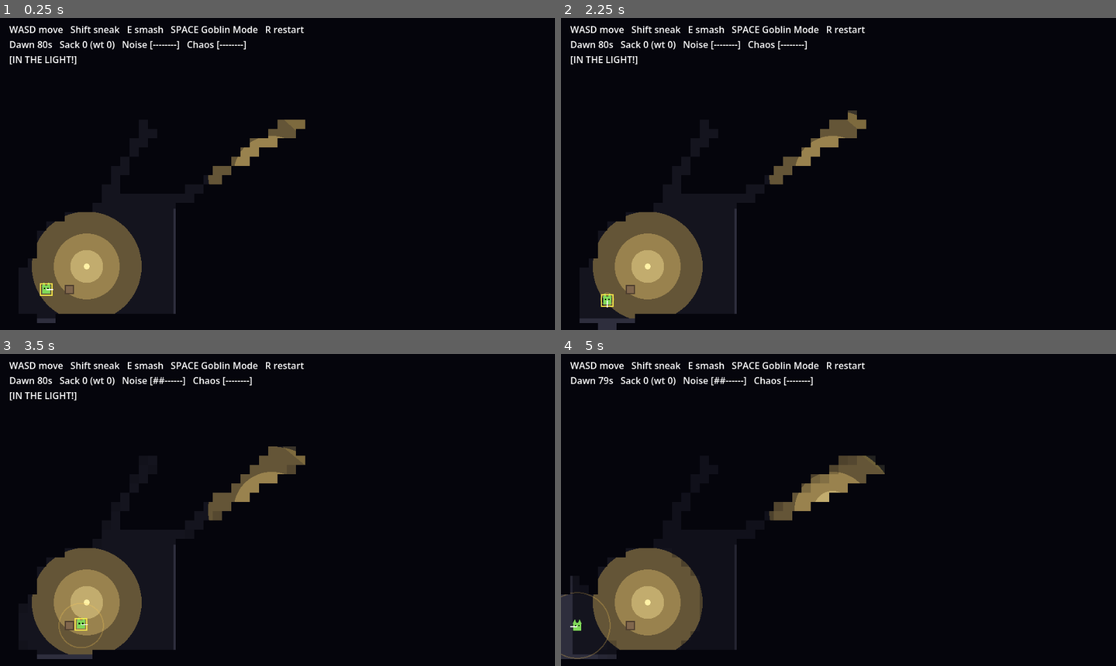
Above: before the commit, frames 1-4 (two rows, left to right).
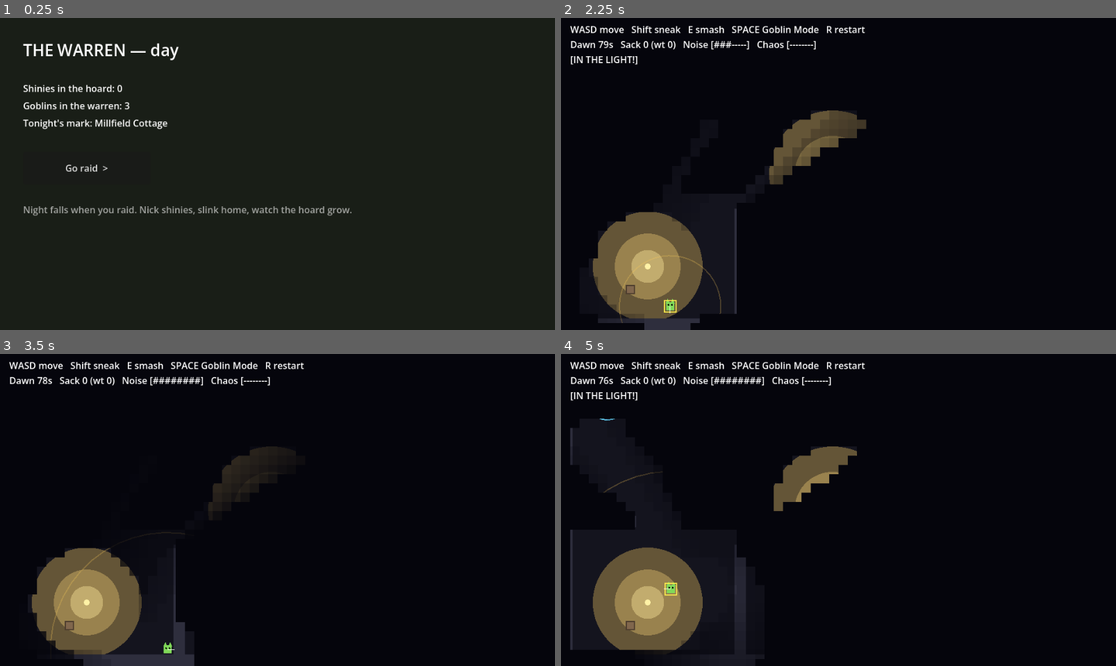
Above: after the commit, the same moments.

Repository: steverowley/goblin-mode
Game: Godot game, scene res://scenes/main.tscn
Same seed, same stepped clock (60 frames per second), same inputs: the game is played once before the commit and once after it. Before the commit the project starts from res://scenes/fun_probe.tscn.
Inputs (mouse positions are in pixels of both pictures, inside the frame that each line leads up to):
- Up to frame 1 (0.25 s): no input
- Up to frame 2 (2.25 s): click (649, 167) at 0.5 s, where only the run after the commit has a clickable "Go raid >"; tap Enter at 1.25 s; hold D 1.28-2.03 s; tap R at 1.35, 2.1 s; tap Space at 1.52 s; hold S from 2.03 s (still down)
- Up to frame 3 (3.5 s): tap Space at 2.27 s; release S at 2.78 s; hold D from 2.78 s (still down); tap E at 2.85 s; tap R at 3.05 s
- Up to frame 4 (5 s): release D at 3.53 s; hold W 3.53-4.28 s; tap Shift at 3.6 s; tap Space at 3.77, 4.52 s; tap R at 3.8, 4.35 s; hold A from 4.28 s (still down)

The runs differ from the first frame. In frame 1, 93% of the frame differs, in the area x 0-100%, y 0-100%; in frame 2, 2.8%; in frame 3, 3.9%; in frame 4, 4.4%.

Commit message:
feat(core): stand up the day->night->return spine on a GameState autoload
The M2-1 tracer bullet: prove the whole day->night->return loop runs once,
end to end, with everything else stubbed.

- GameState autoload holds ONLY serializable data (roster as dicts, resources,
  unlocks, chosen_target) and no live scene-node references, so it can later
  double as the save payload (decision U / issue #10).
- main.gd is a persistent flow controller owning exactly one big scene at a
  time: it frees the warren before async-loading the raid via
  load_threaded_request behind a "descending into the town..." loading screen,
  then returns on raid resolve. Memory stays flat on integrated graphics.
- warren.gd is a placeholder day-room: a "Go raid" button plus a live GameState
  readout, so last night's haul visibly lands in the hoard.
- fun_probe.gd gains one embedded flag + a raid_finished signal. Default off, so
  the standalone Fun Probe still runs byte-identical when launched directly. The
  full raid refactor to an injected controller is the separate issue #7.

Verified headless: standalone raid unchanged, and a throwaway harness drove the
full warren -> raid -> resolve -> warren loop banking loot with no leaked nodes.

Refs #6

Co-Authored-By: Claude Opus 4.8 (1M context) <noreply@anthropic.com>

Diff:
--- a/project.godot
+++ b/project.godot
@@ -7,8 +7,12 @@
 
 config/name="Goblin Mode — Fun Probe (greybox)"
 config/description="Milestone 0.5: the smallest test of whether sneaking around as a goblin is fun."
-run/main_scene="res://scenes/fun_probe.tscn"
+run/main_scene="res://scenes/main.tscn"
 config/features=PackedStringArray("4.6")
+
+[autoload]
+
+GameState="*res://scripts/game_state.gd"
 
 [display]
 
--- /dev/null
+++ b/scenes/main.tscn
@@ -0,0 +1,6 @@
+[gd_scene load_steps=2 format=3]
+
+[ext_resource type="Script" path="res://scripts/main.gd" id="1"]
+
+[node name="Main" type="Node"]
+script = ExtResource("1")
--- /dev/null
+++ b/scenes/warren.tscn
@@ -0,0 +1,6 @@
+[gd_scene load_steps=2 format=3]
+
+[ext_resource type="Script" path="res://scripts/warren.gd" id="1"]
+
+[node name="Warren" type="Control"]
+script = ExtResource("1")
--- a/scripts/fun_probe.gd
+++ b/scripts/fun_probe.gd
@@ -41,6 +41,17 @@
 const SEEN_T := 0.85                  # fog alpha cutoff: cell counts as clear
 const REAL_THRESH := 0.6              # item.mem above this -> draw the real shiny
 const Q_MIN := 0.05                   # below this -> "?" gone (forgotten)
+
+## Emitted once the raid is over (won or lost) AND the player has acknowledged
+## the result, carrying {outcome, loot}. The M2 spine listens for this to slink
+## back to the warren; launched directly, nothing is connected.
+signal raid_finished(result: Dictionary)
+
+## Set true by the M2 spine before it adds this raid as a child. Default false ->
+## launched directly, the Fun Probe behaves exactly as the standalone greybox
+## always has (banner + R to restart, no return-to-warren handoff).
+var embedded := false
+var _awaiting_return := false        # embedded + resolved: next key returns to the warren
 
 var _player: GoblinScript
 var _guards: Array = []       # the tall-folk on patrol (noise routed to all)
@@ -278,7 +289,12 @@
 func _input(event: InputEvent) -> void:
 	if not (event is InputEventKey and event.pressed):
 		return
-	if event.keycode == KEY_R:
+	# Embedded under the M2 spine and the raid is over: any key slinks home.
+	if _awaiting_return:
+		_awaiting_return = false
+		raid_finished.emit({"outcome": _state, "loot": _banked})
+		return
+	if event.keycode == KEY_R and not embedded:
 		get_tree().reload_current_scene()
 		return
 	if _state != "play":
@@ -478,13 +494,23 @@
 		return
 	_state = "won"
 	_banked = _player.sack
-	_show_banner("LEGGED IT with %d shinies! What a menace.\nPress R to raid again." % _banked)
+	var head := "LEGGED IT with %d shinies! What a menace." % _banked
+	if embedded:
+		_awaiting_return = true
+		_show_banner(head + "\n(press any key to slink back to the warren)")
+	else:
+		_show_banner(head + "\nPress R to raid again.")
 
 func _lose(reason: String) -> void:
 	if _state != "play":
 		return
 	_state = "lost"
-	_show_banner(reason + "\n(You were lugging %d shinies.) Press R to try again." % _player.sack)
+	var lugging := "\n(You were lugging %d shinies.)" % _player.sack
+	if embedded:
+		_awaiting_return = true
+		_show_banner(reason + lugging + "\n(press any key to slink back to the warren)")
+	else:
+		_show_banner(reason + lugging + " Press R to try again.")
 
 func _show_banner(text: String) -> void:
 	_banner.text = text
--- /dev/null
+++ b/scripts/game_state.gd
@@ -0,0 +1,34 @@
+extends Node
+## The GameState autoload (decisions log, decision U).
+##
+## Holds ONLY serializable data — the living-goblin roster as plain data,
+## resources, unlocks, and the chosen raid target — and NEVER live scene-node
+## references. Because it's pure data, this same object can later double as the
+## save payload (issue #10). The rule of thumb: if it can't be written to JSON,
+## it does not belong in here.
+
+const SCHEMA_VERSION := 1
+
+var schema_version := SCHEMA_VERSION
+var roster: Array = []              # living goblins, each a plain Dictionary
+var resources: Dictionary = {}      # the warren's stockpiles, e.g. {"shinies": 0}
+var unlocks: Array = []             # unlocked things, as string ids
+var chosen_target: Dictionary = {}  # the raid the player picked for tonight
+var last_raid: Dictionary = {}      # summary of the most recent raid's outcome
+
+func _ready() -> void:
+	new_game()
+
+## Seed a fresh game's starting data. (Persisting + loading this — with versioned
+## migration — is issue #10; for now every launch starts a clean warren.)
+func new_game() -> void:
+	schema_version = SCHEMA_VERSION
+	roster = [
+		{"name": "Snik", "alive": true},
+		{"name": "Grubba", "alive": true},
+		{"name": "Wort", "alive": true},
+	]
+	resources = {"shinies": 0}
+	unlocks = []
+	chosen_target = {"name": "Millfield Cottage", "difficulty": 1}
+	last_raid = {}
--- /dev/null
+++ b/scripts/main.gd
@@ -0,0 +1,123 @@
+extends Node
+## M2-1 spine: the persistent flow controller (the day->night->return loop).
+##
+## It owns EXACTLY ONE big scene at a time — the warren OR the raid — and frees
+## the old one before bringing in the next, so only one heavy scene is ever in
+## memory. That keeps memory flat on integrated graphics (decision U).
+##
+## It holds no game data itself: all persistent state lives in the GameState
+## autoload. This node only shuffles scenes and routes the result between them.
+
+const RAID_SCENE := "res://scenes/fun_probe.tscn"
+const WARREN_SCENE := preload("res://scenes/warren.tscn")
+const MIN_LOADING := 0.6   # hold the loading screen at least this long, so a fast load never just flashes
+
+var _current: Node = null            # the one live big scene (warren or raid); freed before the next
+var _loading_layer: CanvasLayer = null
+var _loading_label: Label = null
+
+var _loading := false                # are we mid async-load right now?
+var _load_path := ""
+var _load_min_t := 0.0               # remaining minimum loading-screen time
+
+func _ready() -> void:
+	_build_loading_ui()
+	_enter_warren()
+
+# --- Warren (day) ---------------------------------------------------------
+
+func _enter_warren() -> void:
+	var warren := WARREN_SCENE.instantiate()
+	warren.go_raid.connect(_on_go_raid)
+	_set_current(warren)
+
+# --- Raid (night) ---------------------------------------------------------
+
+func _on_go_raid() -> void:
+	if _loading:
+		return   # already descending into a raid — ignore a repeat trigger
+	# Free the warren BEFORE we generate the raid (memory stays flat), then kick
+	# off the background load behind the loading screen.
+	_set_current(null)
+	_show_loading("descending into the town…")
+	var err := ResourceLoader.load_threaded_request(RAID_SCENE)
+	if err != OK:
+		push_error("Raid load request failed (err %d) — falling back to the warren." % err)
+		_hide_loading()
+		_enter_warren()
+		return
+	_load_path = RAID_SCENE
+	_load_min_t = MIN_LOADING
+	_loading = true
+
+func _process(delta: float) -> void:
+	if not _loading:
+		return
+	_load_min_t -= delta
+	var status := ResourceLoader.load_threaded_get_status(_load_path)
+	match status:
+		ResourceLoader.THREAD_LOAD_IN_PROGRESS:
+			pass
+		ResourceLoader.THREAD_LOAD_LOADED:
+			if _load_min_t > 0.0:
+				return   # already loaded, but hold the screen a beat longer so it doesn't flash
+			_loading = false
+			_start_raid(ResourceLoader.load_threaded_get(_load_path))
+		_:   # THREAD_LOAD_FAILED or THREAD_LOAD_INVALID_RESOURCE
+			push_error("Raid load failed (status %d) — falling back to the warren." % status)
+			_loading = false
+			_hide_loading()
+			_enter_warren()
+
+func _start_raid(packed: PackedScene) -> void:
+	var raid := packed.instantiate()
+	raid.embedded = true                       # tell the Fun Probe it's hosted (returns control instead of reloading)
+	raid.raid_finished.connect(_on_raid_finished)
+	_set_current(raid)
+	_hide_loading()
+
+func _on_raid_finished(result: Dictionary) -> void:
+	# Bank the haul into the persistent (data-only) GameState, then slink home.
+	GameState.resources["shinies"] = int(GameState.resources.get("shinies", 0)) + int(result.get("loot", 0))
+	GameState.last_raid = result
+	_set_current(null)
+	_enter_warren()
+
+# --- Scene ownership ------------------------------------------------------
+
+## Swap the single live scene: free whatever is there, then add the new node
+## (or nothing, if null). This is the one place a big scene is added or freed.
+func _set_current(node: Node) -> void:
+	if _current != null:
+		_current.queue_free()
+		_current = null
+	if node != null:
+		_current = node
+		add_child(node)
+
+# --- Loading screen -------------------------------------------------------
+
+func _build_loading_ui() -> void:
+	_loading_layer = CanvasLayer.new()
+	_loading_layer.layer = 100        # above everything
+	_loading_layer.visible = false
+	add_child(_loading_layer)
+
+	var bg := ColorRect.new()
+	bg.color = Color(0.03, 0.03, 0.06)
+	bg.set_anchors_and_offsets_preset(Control.PRESET_FULL_RECT)
+	bg.mouse_filter = Control.MOUSE_FILTER_IGNORE
+	_loading_layer.add_child(bg)
+
+	_loading_label = Label.new()
+	_loading_label.set_anchors_and_offsets_preset(Control.PRESET_FULL_RECT)
+	_loading_label.horizontal_alignment = HORIZONTAL_ALIGNMENT_CENTER
+	_loading_label.vertical_alignment = VERTICAL_ALIGNMENT_CENTER
+	_loading_layer.add_child(_loading_label)
+
+func _show_loading(text: String) -> void:
+	_loading_label.text = text
+	_loading_layer.visible = true
+
+func _hide_loading() -> void:
+	_loading_layer.visible = false
--- /dev/null
+++ b/scripts/warren.gd
@@ -0,0 +1,61 @@
+extends Control
+## M2-1 placeholder Warren (the day room).
+##
+## The real Recruitment/Breeding Den, economy, and job assignment arrive in
+## later M2 issues (#8, #12). For the tracer bullet this is just a readout of the
+## persistent GameState plus one button that fires the raid — enough to SEE the
+## day->night->return loop run end to end (last night's loot lands in the hoard).
+##
+## Built in code to match the project's style (the raid level is built in code
+## too — the .tscn is a bare root node).
+
+signal go_raid
+
+var _hoard: Label
+var _roster: Label
+var _target: Label
+
+func _ready() -> void:
+	set_anchors_and_offsets_preset(Control.PRESET_FULL_RECT)
+
+	var bg := ColorRect.new()
+	bg.color = Color(0.10, 0.12, 0.09)   # mossy day-warren murk
+	bg.set_anchors_and_offsets_preset(Control.PRESET_FULL_RECT)
+	bg.mouse_filter = Control.MOUSE_FILTER_IGNORE
+	add_child(bg)
+
+	var title := Label.new()
+	title.text = "THE WARREN — day"
+	title.position = Vector2(40, 36)
+	title.add_theme_font_size_override("font_size", 28)
+	add_child(title)
+
+	_hoard = _stat(Vector2(40, 110))
+	_roster = _stat(Vector2(40, 140))
+	_target = _stat(Vector2(40, 170))
+
+	var btn := Button.new()
+	btn.text = "Go raid  >"
+	btn.position = Vector2(40, 232)
+	btn.size = Vector2(220, 56)
+	btn.pressed.connect(func() -> void: go_raid.emit())
+	add_child(btn)
+
+	var hint := Label.new()
+	hint.text = "Night falls when you raid. Nick shinies, slink home, watch the hoard grow."
+	hint.position = Vector2(40, 320)
+	hint.modulate = Color(1, 1, 1, 0.6)
+	add_child(hint)
+
+	_refresh()
+
+func _stat(pos: Vector2) -> Label:
+	var l := Label.new()
+	l.position = pos
+	add_child(l)
+	return l
+
+func _refresh() -> void:
+	_hoard.text = "Shinies in the hoard: %d" % int(GameState.resources.get("shinies", 0))
+	_roster.text = "Goblins in the warren: %d" % GameState.roster.size()
+	_target.text = "Tonight's mark: %s" % str(GameState.chosen_target.get("name", "—"))
